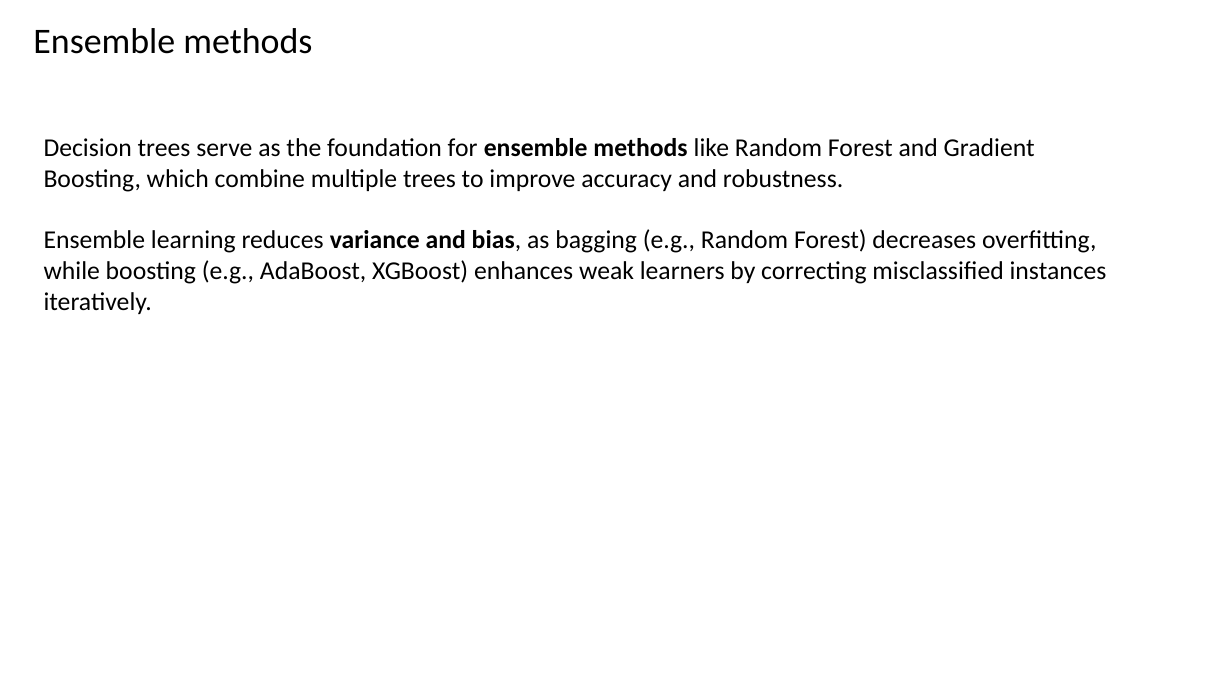
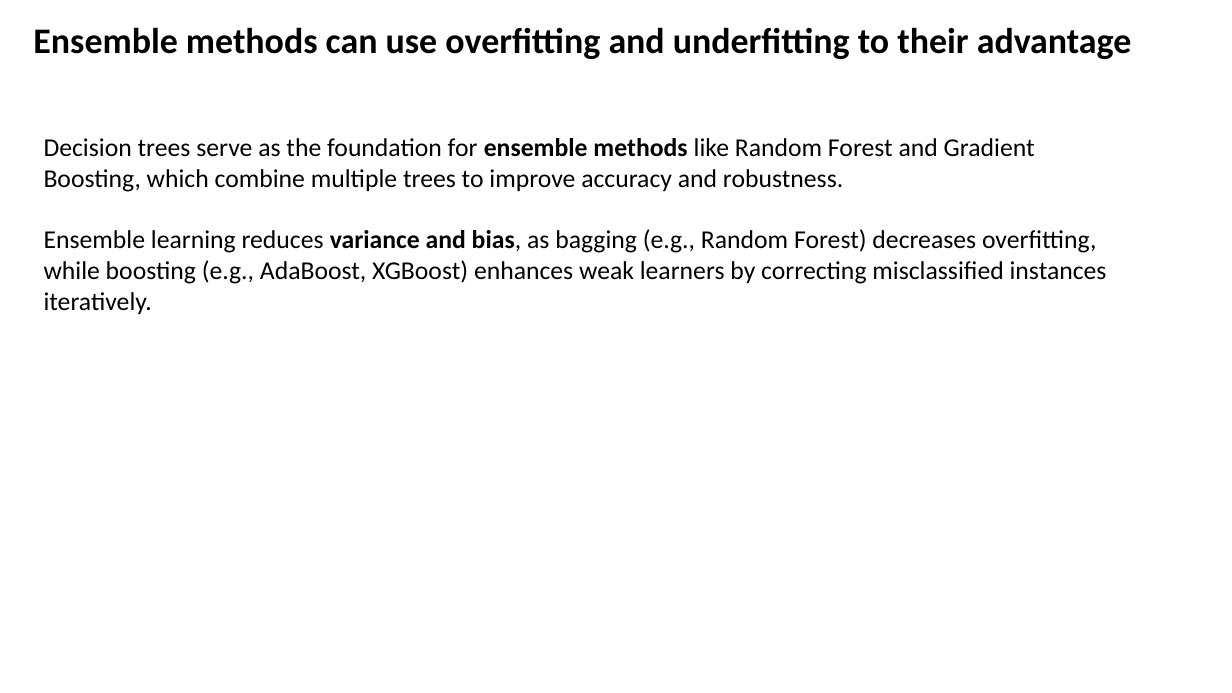
Before and after one commit to CompOmics/ML_AI_Analytical_Chemistry_Course, a slide deck: slide 1 of 03_Evaluation/slides/3_3_ensemble_learning.pptx. Drawn at 1232x693 pixels with LibreOffice and Linux fonts; fonts in the diff are those of the drawing. Boxes give left, top, right and bottom in pixels: in the first picture for what was removed or moved away, otherwise in the second. Text is boxed around its words. In the diff, an @@ line names an element or a change of style, - is before the commit and + after.

```diff
--- a/03_Evaluation/slides/3_3_ensemble_learning.pptx
+++ b/03_Evaluation/slides/3_3_ensemble_learning.pptx
@@ text at (x1=33, y1=27, x2=1132, y2=59): text changed; bold on @@
-Ensemble methods
+Ensemble methods can use overfitting and underfitting to their advantage
```
Also in this commit, not shown: 16 other slides changed, 8 other files.
